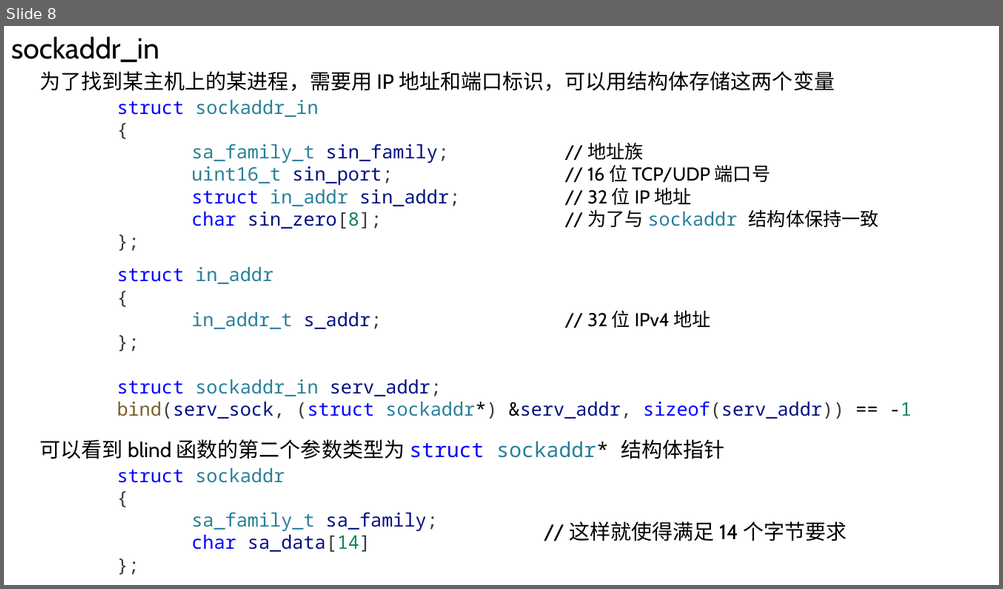
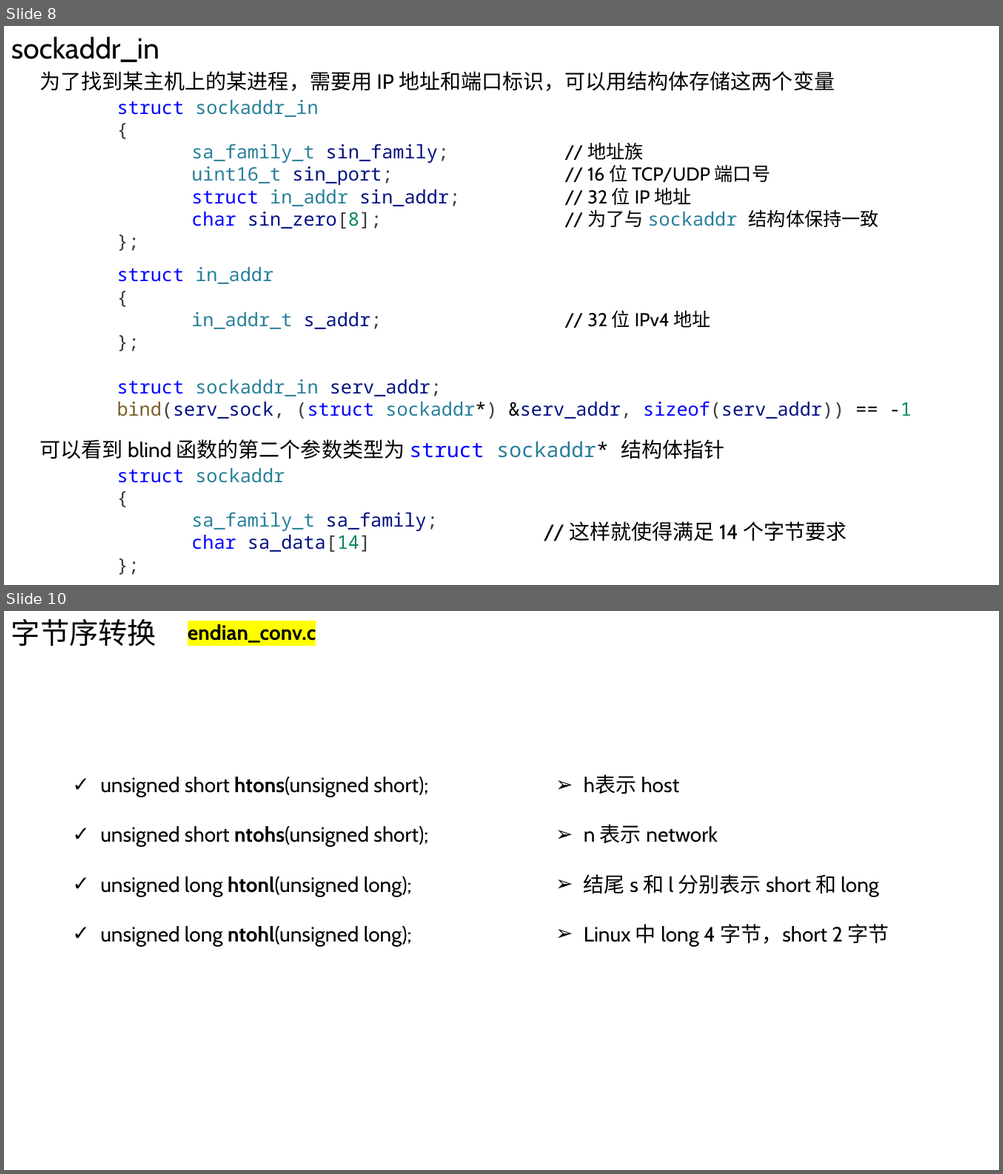
Before and after one commit to Chao200/TCP-IP-Network-Programming, a slide deck: TCP:IP 网络编程.pptx. Shown one above the other, each under a label of ours: slide 8 before the commit, slides 8 and 10 after it; the slides between them are not shown. The pictures are 1003x589 and 1003x1174 pixels, drawn with LibreOffice and Linux fonts; fonts in the diff are those of the drawing. Boxes give left, top, right and bottom in pixels: in the first picture for what was removed or moved away, otherwise in the second. Text is boxed around its words. In the diff, an @@ line names an element or a change of style, - is before the commit and + after.

```diff
--- a/TCP:IP 网络编程.pptx
+++ b/TCP:IP 网络编程.pptx
@@ slide 10 added at [4, 611, 999, 1170], background #FFFFFF @@
@@ text added at [11, 619, 156, 647], 28 pt, text #000000 @@
+字节序转换
@@ text added at [188, 624, 316, 643], 20 pt, text #000000, bold @@
+endian_conv.c
@@ text added at [100, 777, 428, 946], 20 pt, text #000000 @@
+✓ unsigned short htons(unsigned short);
+✓ unsigned short ntohs(unsigned short);
+✓ unsigned long htonl(unsigned long);
+✓ unsigned long ntohl(unsigned long);
@@ text added at [583, 775, 888, 946], 20 pt, text #000000 @@
+➢ h表示 host
+➢ n 表示 network
+➢ 结尾 s 和 l 分别表示 short 和 long
+➢ Linux 中 long 4 字节，short 2 字节
```
Also in this commit, not shown: 10 other slides added, 1 slide removed.
